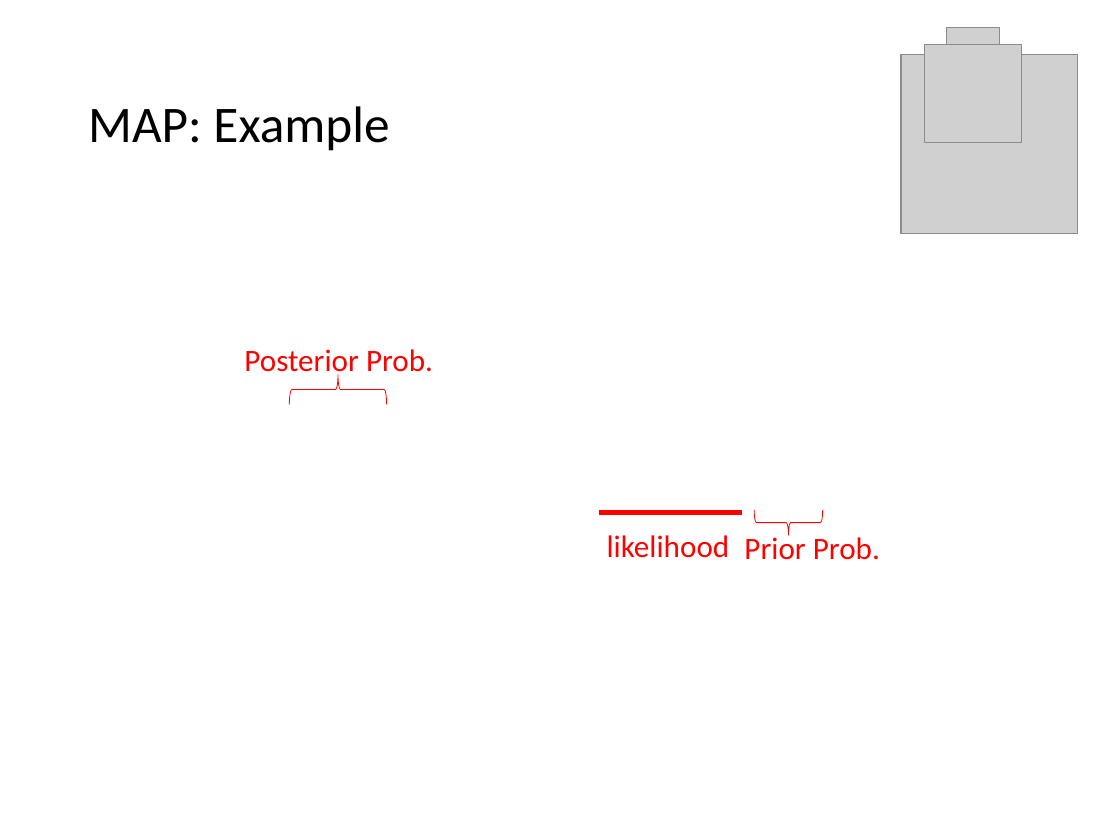
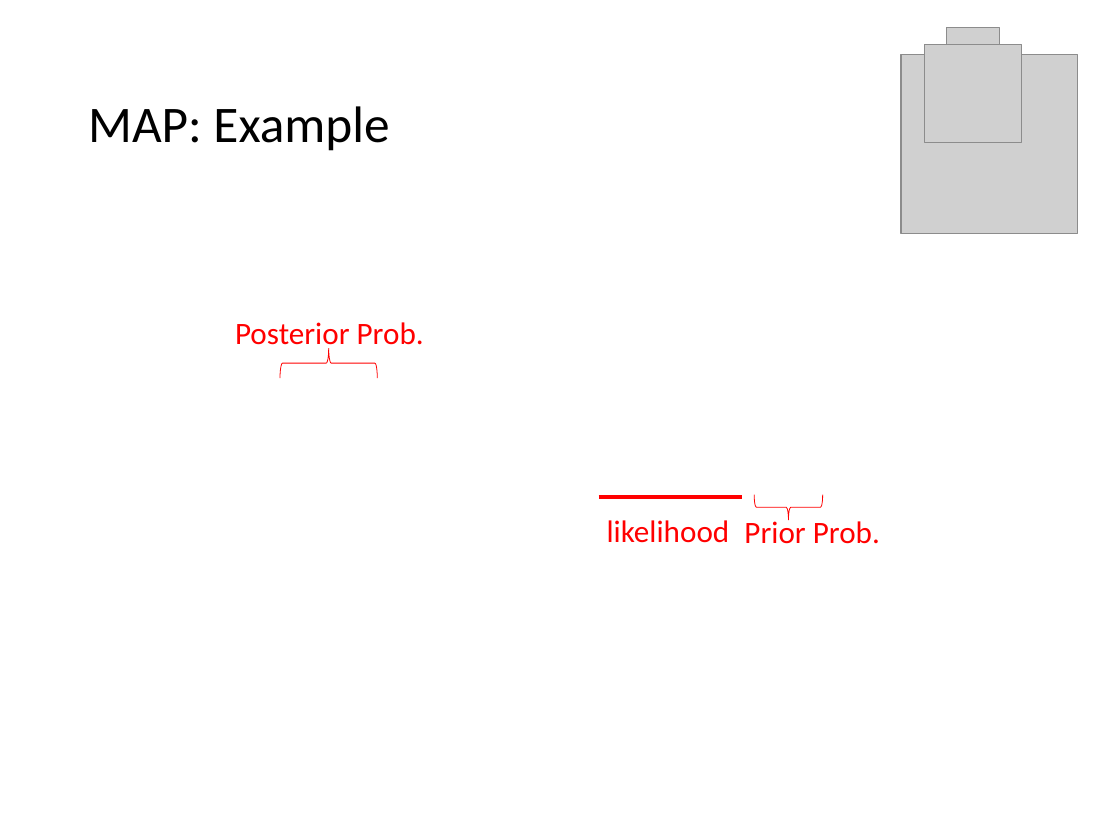
Before and after one commit to mhahsler/CS7320-AI, a slide deck: slide 20 of slides/12_uncertainty.pptx. Drawn at 1120x840 pixels with LibreOffice and Linux fonts; fonts in the diff are those of the drawing; grey boxes stand for pictures. Boxes give left, top, right and bottom in pixels: in the first picture for what was removed or moved away, otherwise in the second. Text is boxed around its words. In the diff, an @@ line names an element or a change of style, - is before the commit and + after.

```diff
--- a/slides/12_uncertainty.pptx
+++ b/slides/12_uncertainty.pptx
@@ text "Posterior Prob.": place and size @@
-text "Posterior Prob." at <box>244,349,433,378</box>
+text "Posterior Prob." at <box>235,322,424,352</box>
@@ right brace: place and size @@
-right brace at <box>289,374,386,404</box>
+right brace at <box>280,348,377,379</box>
@@ 2 texts, 1 line, 1 right brace: place and size @@
-2 texts, 1 line, 1 right brace at <box>599,510,880,560</box>
+2 texts, 1 line, 1 right brace at <box>599,494,880,544</box>
```
Also in this commit, not shown: 3 other slides changed, 1 other file.
